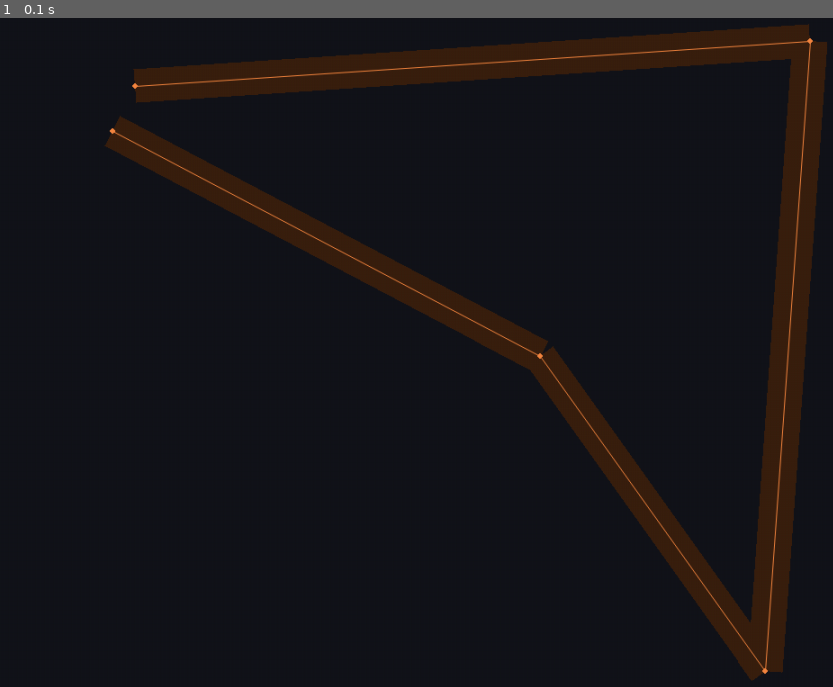
Above: before the commit, frame 1.
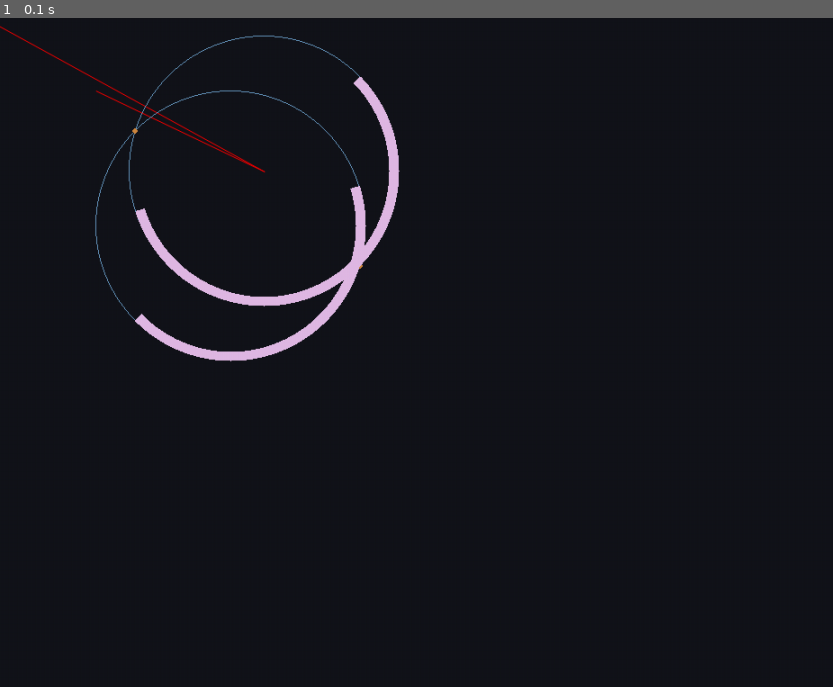
Above: after the commit, the same moment.

Repository: Bobbassoonguy/AutonomousVehicles
Game: pygame game, started from Scenarios/Scenario1_create_car.py
Two runs of this game, one before a commit and one after it. Both use one fixed random seed, a clock stepped at 60 frames per second and the inputs below.
Inputs:
- Up to frame 1 (0.1 s): no input

The runs differ from the first frame. In frame 1, 15% of the frame differs, in the area x 0-100%, y 0-99%.

Commit message:
tried to work on a new arc drawing thing in globals and it didnt work

Diff:
--- a/Classes/GLOBALS.py
+++ b/Classes/GLOBALS.py
@@ -1,4 +1,7 @@
 import pygame
+import Vector
+import math
+import Colors
 
 
 class Globals:
@@ -15,3 +18,50 @@
 
     def pixels(self, val):
         return val * self.PIXELS_PER_METER
+
+    def draw_arc(self, surface, color, start_point, end_point, arc_radius, width):
+        points_vector1 = Vector.get_Vector_between_points(start_point, end_point)
+        points_vector2 = Vector.get_Vector_between_points(start_point, end_point)
+
+        center_point = [(start_point[0] + end_point[0]) / 2, (start_point[1] + end_point[1]) / 2]
+        dist_to_center_point = math.sqrt(
+            ((end_point[0] - start_point[0]) ** 2) + ((end_point[1] - start_point[1]) ** 2)) / 2
+        if arc_radius < dist_to_center_point:
+            raise ValueError('Tried to generate an arc with a radius smaller than 1/2 the distance between the points.')
+        points_vector1.rotate(90)
+        points_vector2.rotate(-90)
+
+        points_vector1.set_magnitude(math.sqrt((arc_radius ** 2) - (dist_to_center_point ** 2)))
+        points_vector2.set_magnitude(math.sqrt((arc_radius ** 2) - (dist_to_center_point ** 2)))
+
+        points_vector1 += center_point
+        points_vector2 += center_point
+
+        center_1 = points_vector1.list()
+        center_1_to_start_v = Vector.get_Vector_between_points(center_1, start_point)
+        center_1_to_end_v = Vector.get_Vector_between_points(center_1, end_point)
+        center_1_to_start = math.radians(center_1_to_start_v.angle())
+        center_1_to_end = math.radians(center_1_to_end_v.angle())
+
+        center_2 = points_vector2.list()
+        center_2_to_start_v = Vector.get_Vector_between_points(center_2, start_point)
+        center_2_to_end_v = Vector.get_Vector_between_points(center_2, end_point)
+        center_2_to_end_v.draw_starting_at(self,center_2)
+        center_2_to_start = math.radians(center_2_to_start_v.angle())
+        center_2_to_start_v.draw_starting_at(self, center_2)
+        center_2_to_end = math.radians(center_2_to_end_v.angle())
+
+        pygame.draw.circle(self.MAIN_SURFACE, Colors.CAR_BLUE_LINE, self.point_to_pixels(points_vector1.list()),
+                           self.pixels(arc_radius), 1)
+        pygame.draw.circle(self.MAIN_SURFACE, Colors.CAR_BLUE_LINE, self.point_to_pixels(points_vector2.list()),
+                           self.pixels(arc_radius), 1)
+        pygame.draw.circle(self.MAIN_SURFACE, Colors.CAR_ORANGE_LINE, self.point_to_pixels(start_point), 3)
+        pygame.draw.circle(self.MAIN_SURFACE, Colors.CAR_ORANGE_LINE, self.point_to_pixels(end_point), 3)
+
+        pygame.draw.arc(surface, color, (
+            self.pixels(center_1[0] - arc_radius), self.pixels(center_1[1] - arc_radius), 2 * self.pixels(arc_radius), 2 * self.pixels(arc_radius)),
+                        center_1_to_start, center_1_to_end,width)
+        pygame.draw.arc(surface, color, (
+            self.pixels(center_2[0] - arc_radius), self.pixels(center_2[1] - arc_radius), 2 * self.pixels(arc_radius),
+            2 * self.pixels(arc_radius)),
+                        center_2_to_start, center_2_to_end,width)
--- a/Classes/MapRoad.py
+++ b/Classes/MapRoad.py
@@ -18,7 +18,10 @@
         self.segments = []
 
         for i in range(len(self.points) - 1):
-            new_segment = MapSegment.MapSegment(self, self.globals, self.points[i], self.points[i+1])
+            if len(self.points[i]) == 3:
+                new_segment = MapSegment.MapSegment(self, self.globals, self.points[i], self.points[i + 1], arc_radius=self.points[i][2])
+            else:
+                new_segment = MapSegment.MapSegment(self, self.globals, self.points[i], self.points[i+1])
             self.segments.append(new_segment)
 
     def draw_as_line(self, road_nodes=False):
--- a/Classes/MapSegment.py
+++ b/Classes/MapSegment.py
@@ -11,7 +11,7 @@
         self.end_point = end_point
         self.arc_radius = arc_radius
 
-        self.road_segment = RoadSegment.RoadSegment(self,self.globals,self.start_point,self.end_point)
+        self.road_segment = RoadSegment.RoadSegment(self,self.globals,[self.start_point[0],self.start_point[1]], [self.end_point[0], self.end_point[1]], arc_radius=self.arc_radius)
 
     def get_as_vector(self):
         return Vector.Vector(self.end_point[0]-self.start_point[0], self.end_point[1]-self.start_point[1])
--- a/Classes/RoadSegment.py
+++ b/Classes/RoadSegment.py
@@ -3,6 +3,7 @@
 import Colors
 import Vector
 import copy
+import math
 
 class RoadSegment:
     def __init__(self, parent_MapSegment, globals, start_point, end_point, arc_radius=0):
@@ -25,12 +26,15 @@
                   (v1 + self.start_point).list()]
 
     def draw(self, color=Colors.ROAD_ORANGE):
-        points = self.get_corners()
-        points[0] = self.globals.point_to_pixels(points[0])
-        points[1] = self.globals.point_to_pixels(points[1])
-        points[2] = self.globals.point_to_pixels(points[2])
-        points[3] = self.globals.point_to_pixels(points[3])
-        pygame.draw.polygon(self.globals.MAIN_SURFACE,color,points)
+        if self.arc_radius == 0:
+            points = self.get_corners()
+            points[0] = self.globals.point_to_pixels(points[0])
+            points[1] = self.globals.point_to_pixels(points[1])
+            points[2] = self.globals.point_to_pixels(points[2])
+            points[3] = self.globals.point_to_pixels(points[3])
+            pygame.draw.aalines(self.globals.MAIN_SURFACE,color, True, points)
+        elif self.arc_radius > 0:
+            pygame.draw.arc(self.globals.MAIN_SURFACE,Colors.ROAD_ORANGE,(round(self.globals.pixels(10)),round(self.globals.pixels(10)),round(self.globals.pixels(40)),round(self.globals.pixels(40))),0,math.radians(270),round(self.globals.pixels(3.66*2)))
 
 
     def centerline_as_vector(self):
--- a/Classes/Vector.py
+++ b/Classes/Vector.py
@@ -91,3 +91,7 @@
 
     def list(self):
         return [self.x, self.y]
+
+
+def get_Vector_between_points(start_point, end_point):
+    return Vector(end_point[0]-start_point[0], end_point[1]-start_point[1])
--- a/Scenarios/Scenario1_create_car.py
+++ b/Scenarios/Scenario1_create_car.py
@@ -15,10 +15,11 @@
 main.globals.FPS = 30
 
 main.globals.MAIN_SURFACE.fill((18, 20, 26))
-main.road_map.add_road([[30,20],[180,10],[170,150],[120,80],[25,30]])
+main.road_map.add_road([[30,20],[180,10,10],[170,150],[120,80],[25,30]])
 #main.road_map.add_road([[10, 45], [35, 10]])
-main.road_map.draw_roads()
-main.road_map.draw_lines(road_segment_points=True)
+# main.road_map.draw_roads()
+# main.road_map.draw_lines(road_segment_points=True)
+main.globals.draw_arc(main.globals.MAIN_SURFACE,Colors.CAR_PURPLE_FILL,[30,30],[80,60],30,10)
 
 pygame.display.flip()
 
